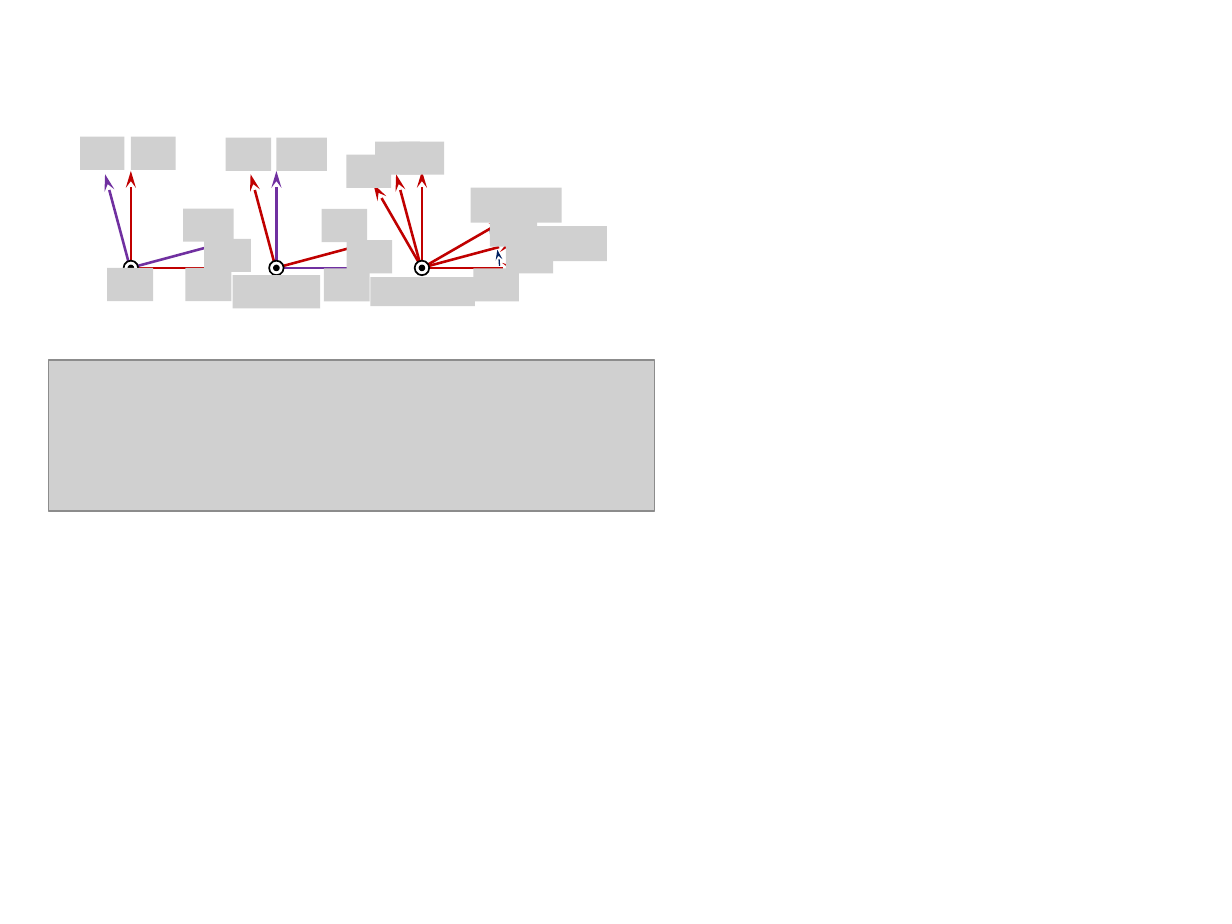
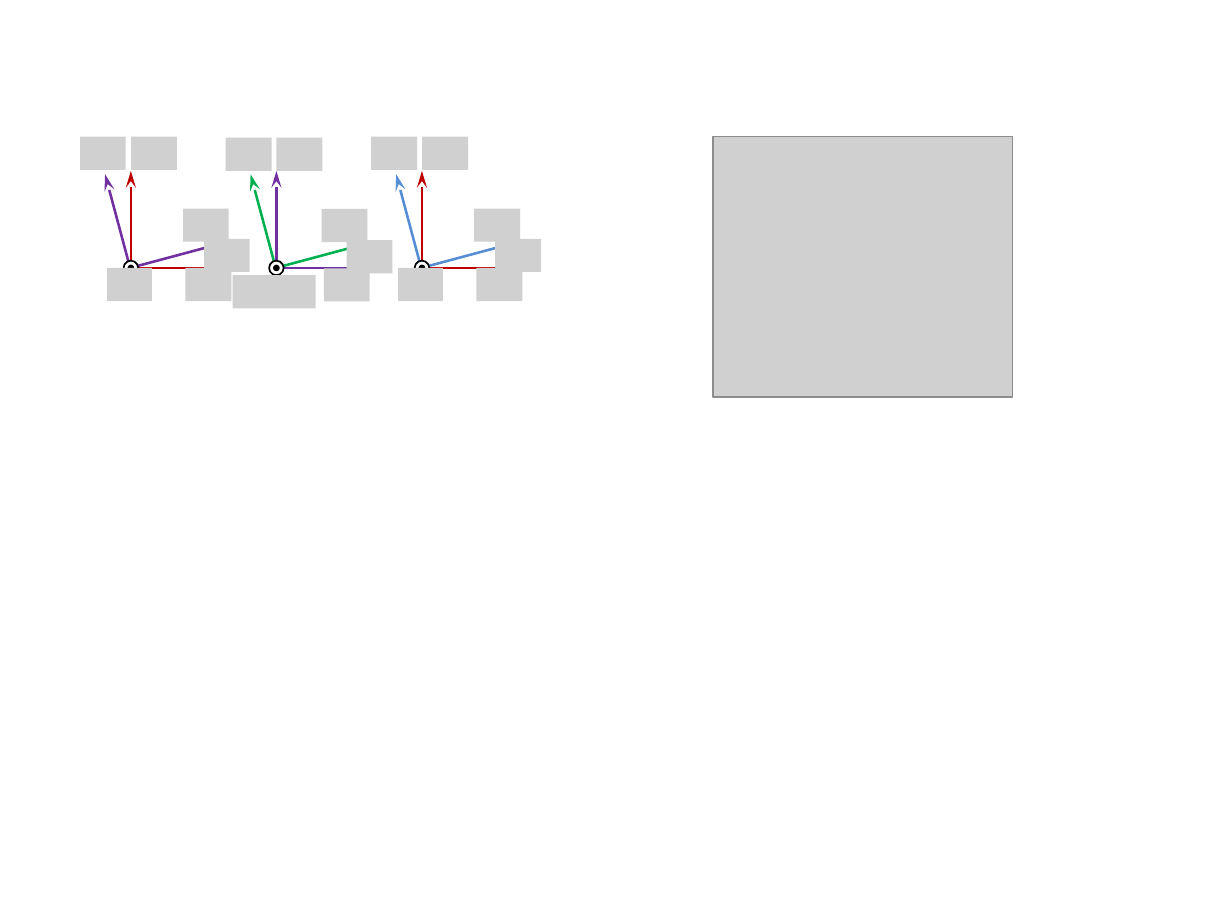
Before and after one commit to xpessoles/Cy_07_PSI_ChaineSolides, a slide deck: slide 1 of Revisions/Cy_07_02_TD_01_Hoeken/images/Figures.pptx. Drawn at 1232x924 pixels with LibreOffice and Linux fonts; fonts in the diff are those of the drawing; grey boxes stand for pictures. Boxes give left, top, right and bottom in pixels: in the first picture for what was removed or moved away, otherwise in the second. Text is boxed around its words. In the diff, an @@ line names an element or a change of style, - is before the commit and + after.

```diff
--- a/Revisions/Cy_07_02_TD_01_Hoeken/images/Figures.pptx
+++ b/Revisions/Cy_07_02_TD_01_Hoeken/images/Figures.pptx
@@ picture: place and size @@
-picture at box(276, 138, 326, 171)
+picture at box(276, 138, 322, 171)
@@ picture: place and size @@
-picture at box(376, 142, 420, 175)
+picture at box(371, 137, 416, 170)
@@ picture removed at box(399, 142, 444, 175) @@
@@ picture added at box(423, 137, 468, 170) @@
@@ picture added at box(713, 137, 1013, 397) @@
@@ arrow (276, 269) - (250, 174): stroke #C00000 1.5 pt to #00B050 1.5 pt @@
@@ picture removed at box(346, 155, 391, 188) @@
@@ arrow (421, 269) - (397, 174): stroke #C00000 1.5 pt to #558ED5 1.5 pt @@
@@ picture: place and size @@
-picture at box(184, 208, 234, 241)
+picture at box(184, 208, 229, 241)
@@ arc (boxed as its full ellipse) removed at box(345, 191, 500, 346) @@
@@ arrow removed from (423, 269) to (373, 184) @@
@@ picture removed at box(471, 187, 562, 222) @@
@@ picture added at box(474, 208, 520, 241) @@
@@ arrow removed from (423, 269) to (506, 219) @@
@@ picture removed at box(490, 213, 537, 246) @@
@@ picture: place and size @@
-picture at box(506, 240, 553, 274)
+picture at box(495, 239, 541, 272)
@@ picture removed at box(516, 227, 607, 261) @@
@@ arrow (276, 269) - (370, 243): stroke #C00000 1.5 pt to #00B050 1.5 pt @@
@@ picture added at box(398, 269, 442, 302) @@
@@ arrow (421, 269) - (515, 243): stroke #C00000 1.5 pt to #558ED5 1.5 pt @@
@@ picture: place and size @@
-picture at box(473, 269, 519, 302)
+picture at box(477, 269, 522, 302)
@@ picture: place and size @@
-picture at box(233, 275, 320, 308)
+picture at box(233, 275, 315, 308)
@@ picture removed at box(371, 277, 476, 307) @@
@@ picture removed at box(48, 360, 654, 511) @@
```
Also in this commit, not shown: 4 other files.
